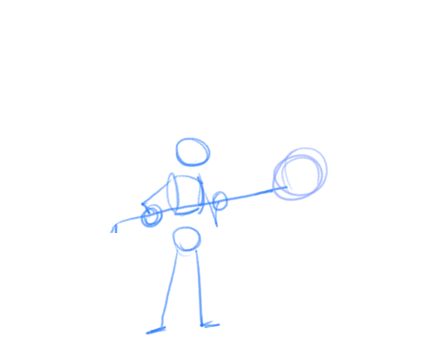
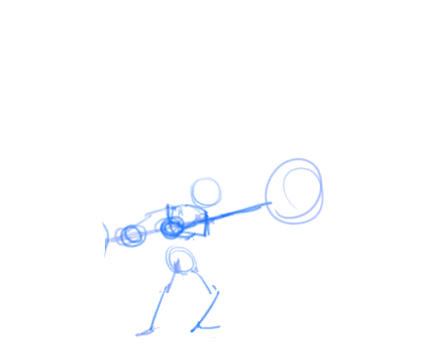
Layered file, before and after one edit (429 × 351). Changes by layer:
painted on "Paint Layer 5" over [102, 137, 329, 338]
